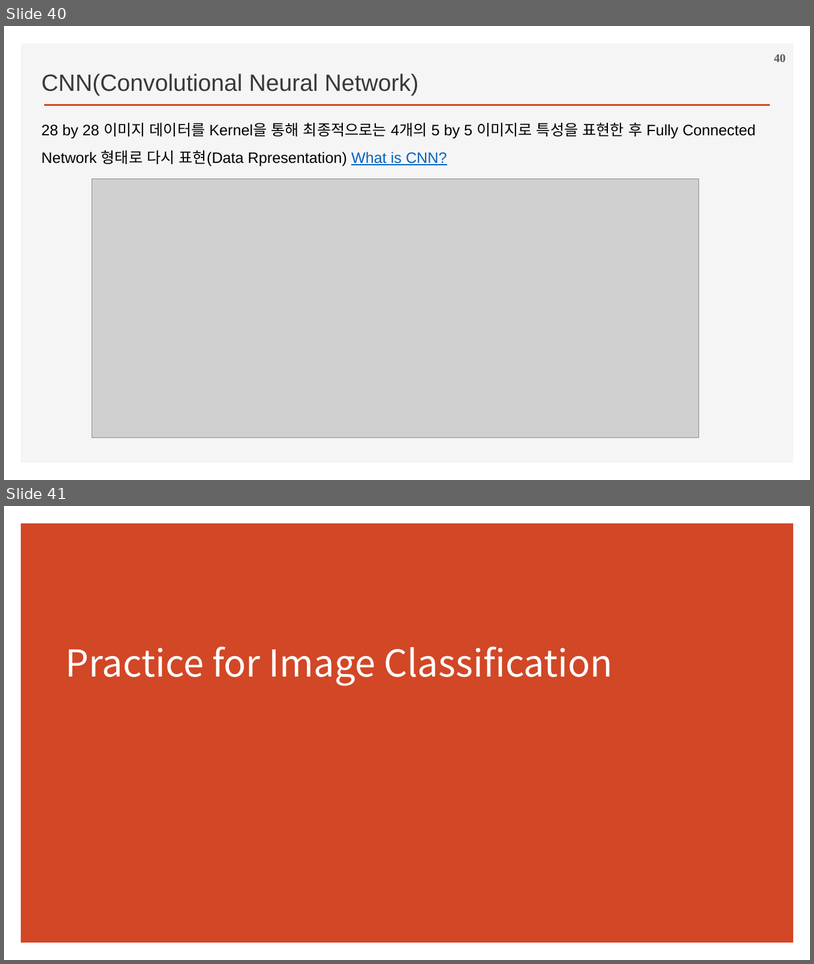
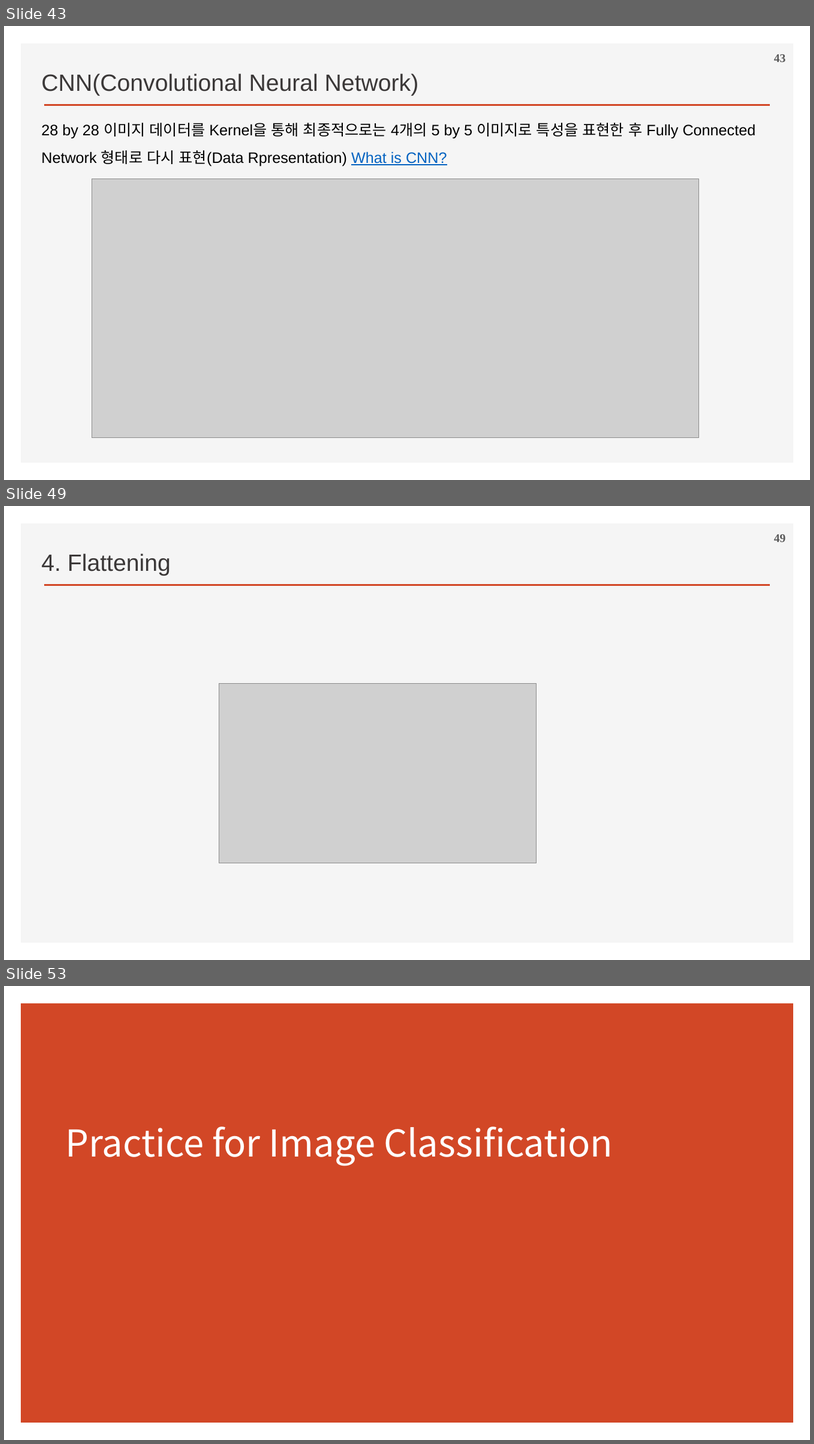
Before and after one commit to ancestor9/2026_Fall_Deep-Learning-with-Python, a slide deck: Chapter 08 Image Classification.pptx. Shown one above the other, each under a label of ours: slides 40 and 41 before the commit, slides 43, 49 and 53 after it; the slides between them are not shown. The pictures are 814x964 and 814x1444 pixels, drawn with LibreOffice and Linux fonts; fonts in the diff are those of the drawing; grey boxes stand for pictures; background and template pictures are left out. Boxes give left, top, right and bottom in pixels: in the first picture for what was removed or moved away, otherwise in the second. Text is boxed around its words. In the diff, an @@ line names an element or a change of style, - is before the commit and + after.

```diff
--- a/Chapter 08 Image Classification.pptx
+++ b/Chapter 08 Image Classification.pptx
@@ slide 49 added at <box>4,506,810,960</box>, background #FFFFFF; not listed: 2 template elements that a slide beside it also shows @@
@@ page number added at <box>774,534,786,542</box>, 14 pt, text #595959, bold @@
+49
@@ text added at <box>41,553,171,576</box>, 28 pt, text #3B3838 @@
+4. Flattening
@@ picture added at <box>219,683,537,863</box> @@
@@ what was slide 40 is now slide 43 @@
@@ page number at <box>774,54,786,62</box>: text changed @@
-40
+43
@@ what was slide 41 is now slide 53 @@
```
Also in this commit, not shown: 11 other slides added, 1 other file.
